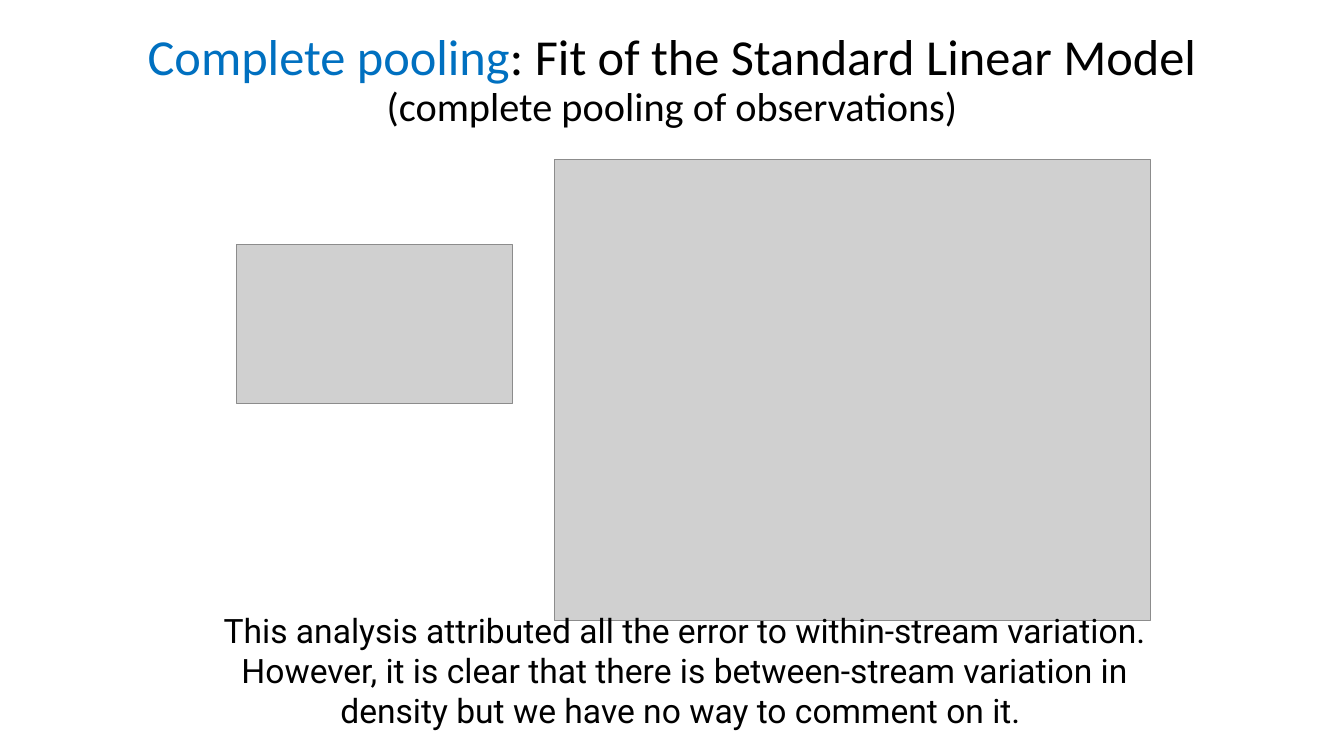
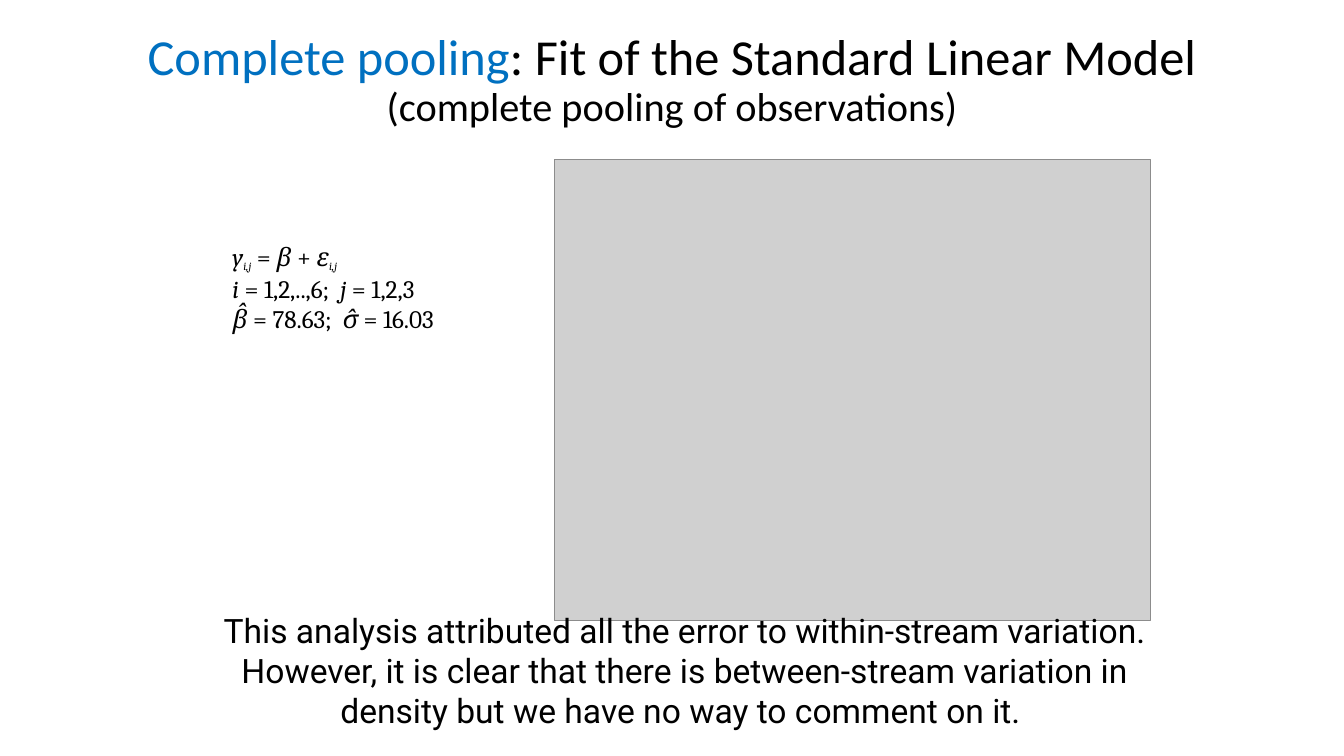
Before and after one commit to taaltree/FW536, a slide deck: slide 6 of Day3_MixedModels_ModelSelection/FW536_Day3_Morning_mixed effects_accessible.pptx. Drawn at 1344x756 pixels with LibreOffice and Linux fonts; fonts in the diff are those of the drawing; grey boxes stand for pictures. Boxes give left, top, right and bottom in pixels: in the first picture for what was removed or moved away, otherwise in the second. Text is boxed around its words. In the diff, an @@ line names an element or a change of style, - is before the commit and + after.

```diff
--- a/Day3_MixedModels_ModelSelection/FW536_Day3_Morning_mixed effects_accessible.pptx
+++ b/Day3_MixedModels_ModelSelection/FW536_Day3_Morning_mixed effects_accessible.pptx
@@ text added at [232,246,434,334], 18 pt, text #000000 @@
+yi,j = β + εi,j
+i = 1,2,..,6; j = 1,2,3
+β̂ = 78.63; σ̂ = 16.03
@@ picture removed at [237,245,513,404] @@
```
Also in this commit, not shown: 4 other slides changed, 5 slides added, 5 slides removed.
